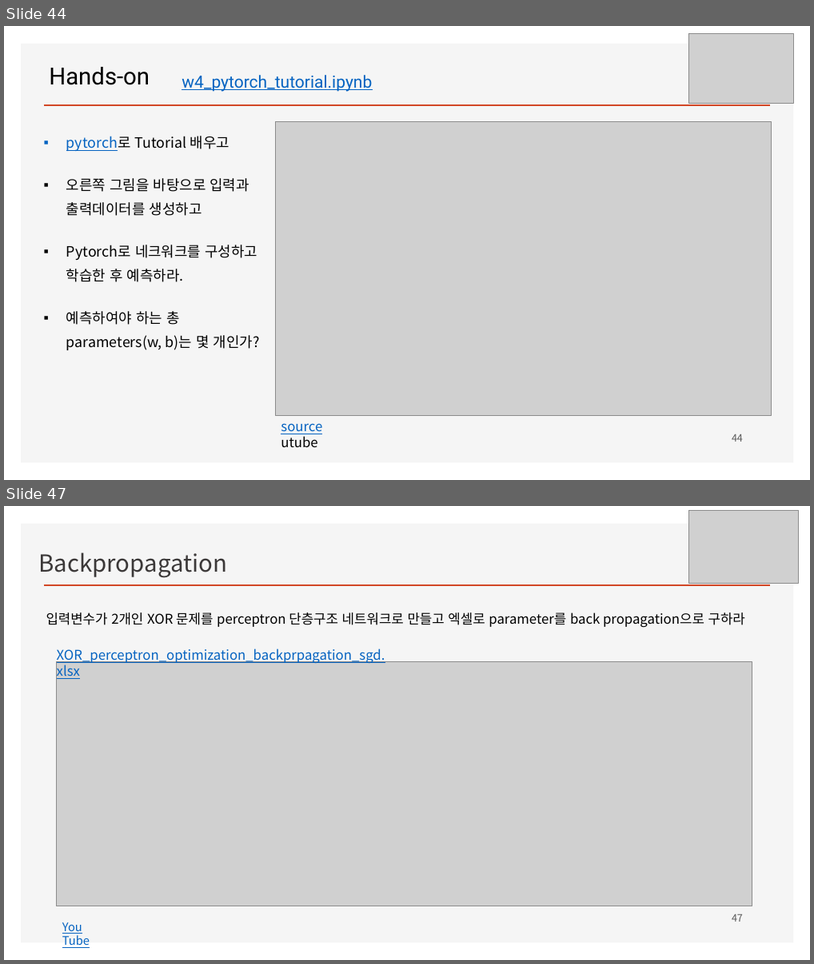
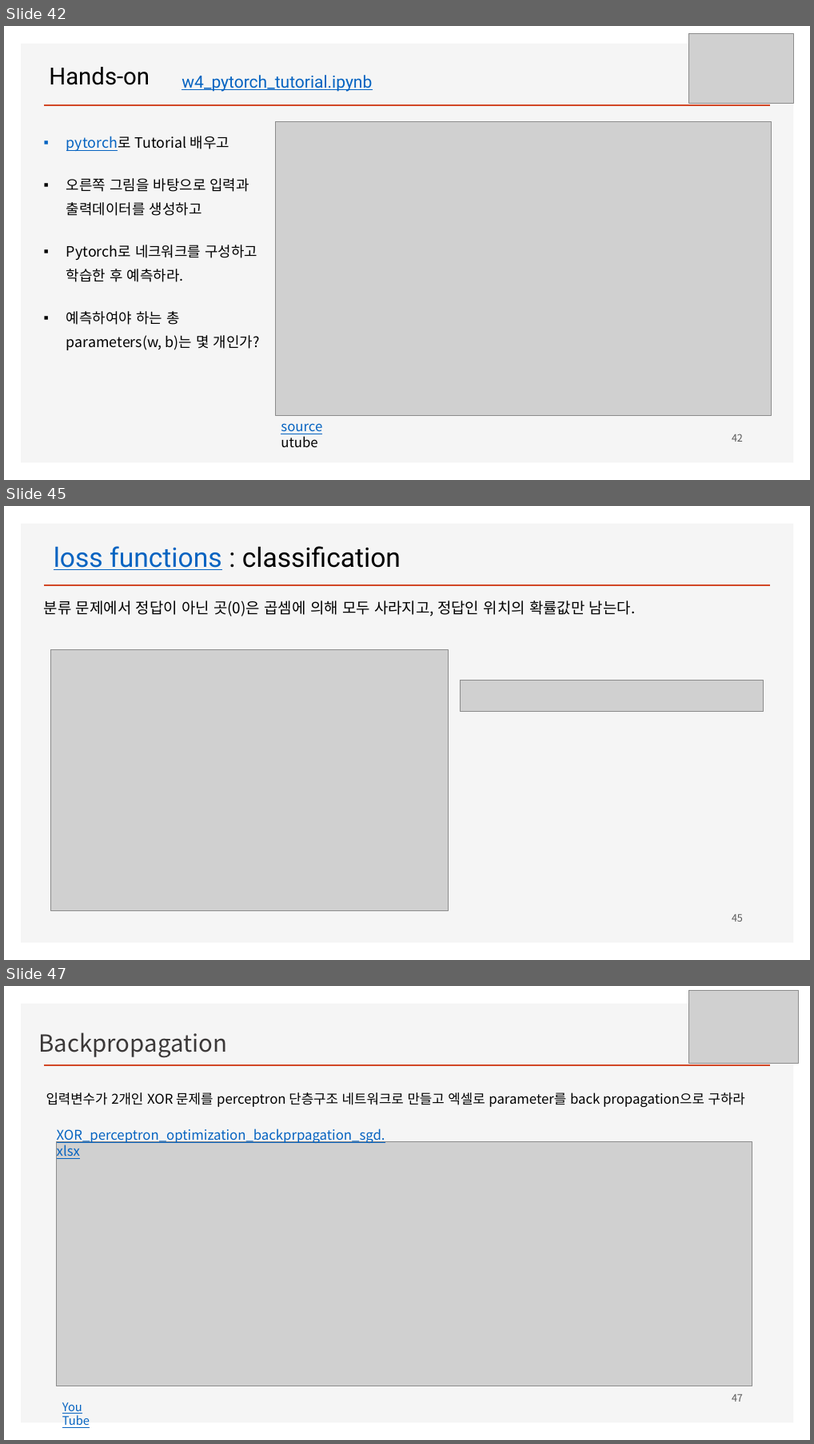
Before and after one commit to ancestor9/mathematics-for-machine-learning, a slide deck: Linear_Algebra/w4_Perceptron_Regression.pptx. Shown one above the other, each under a label of ours: slides 44 and 47 before the commit, slides 42, 45 and 47 after it; the slides between them are not shown. The pictures are 814x964 and 814x1444 pixels, drawn with LibreOffice and Linux fonts; fonts in the diff are those of the drawing; grey boxes stand for pictures; background and template pictures are left out. Boxes give left, top, right and bottom in pixels: in the first picture for what was removed or moved away, otherwise in the second. Text is boxed around its words. In the diff, an @@ line names an element or a change of style, - is before the commit and + after.

```diff
--- a/Linear_Algebra/w4_Perceptron_Regression.pptx
+++ b/Linear_Algebra/w4_Perceptron_Regression.pptx
@@ slide 45 added at [4, 506, 810, 960], background #FFFFFF; not listed: 2 template elements that a slide beside it also shows @@
@@ text added at [54, 546, 401, 570], 32 pt, text #000000 @@
+loss functions : classification
@@ text added at [44, 600, 635, 616], 18 pt, text #000000 @@
+분류 문제에서 정답이 아닌 곳(0)은 곱셈에 의해 모두 사라지고, 정답인 위치의 확률값만 남는다.
@@ picture added at [51, 650, 449, 911] @@
@@ picture added at [460, 680, 764, 711] @@
@@ page number added at [732, 914, 743, 921], 12 pt, text #595959 @@
+45
@@ what was slide 44 is now slide 42 @@
@@ page number at [732, 433, 743, 441]: text changed @@
-44
+42
```
Also in this commit, not shown: 9 slides changed, 4 other slides added, 5 slides removed.
